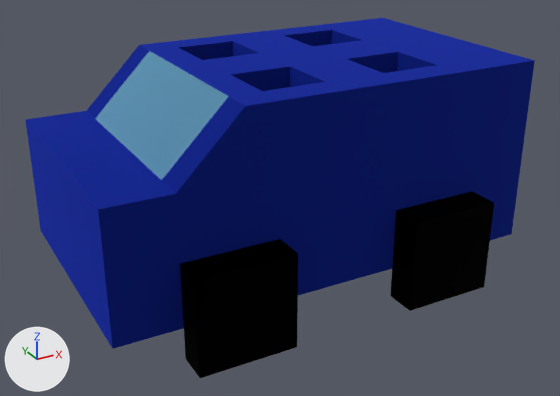
Two versions of the Blender file Smart City Dashboard/Assets/Models/Blender/modular_assets.blend, one commit apart.
Before and after are seen from a camera (50 mm lens) standing at (-0.519, -1.052, 0.638) and looking at (0.047, -0.024, 0.124). Every picture has the same lights, and +X, +Y and +Z are marked at lower left. The same objects are shown in both versions, whatever each file hides.

Names of what the first picture shows: 'Car_Base'.
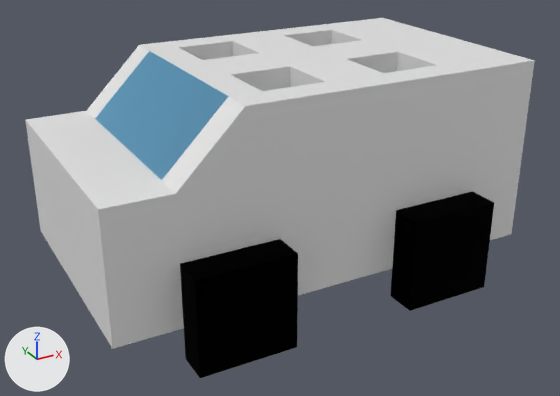
Location of each change, (x1, y1, x2, y2) in pixels of the pictures (560 x 396 px):
part 1 of me_car_base_002, recoloured (blue to grey): (25, 18, 535, 349) in both

Patch to the scene script:
```diff
--- a/Smart City Dashboard/Assets/Models/Blender/modular_assets.blend.py
+++ b/Smart City Dashboard/Assets/Models/Blender/modular_assets.blend.py
@@ mat_carcolor @@
+mat_carcolor = principled_material('CarColor')
+mat_carcolor.base_color = (0.8, 0.8, 0.8)  # white #e7e7e7
@@ me_car_base_002 @@
 me_car_base_002.from_pydata(...)  # 160 vertices, 150 faces; spans x -0.25..0.25, y -0.4..0.3, z 0.0..0.35
 # used by ob_car_base; location = (0.0, 0.0, 0.0); rotation_euler = (0.0, 0.0, 1.571), in degrees (0, 0, 90)
+# me_car_base_002 part 1: 122 of the faces centred in x -0.2..0.2, y -0.4..0.3, z 0.05..0.35 switch from mat_material (picture img_pallet_png) to mat_carcolor (white #e7e7e7)
```
